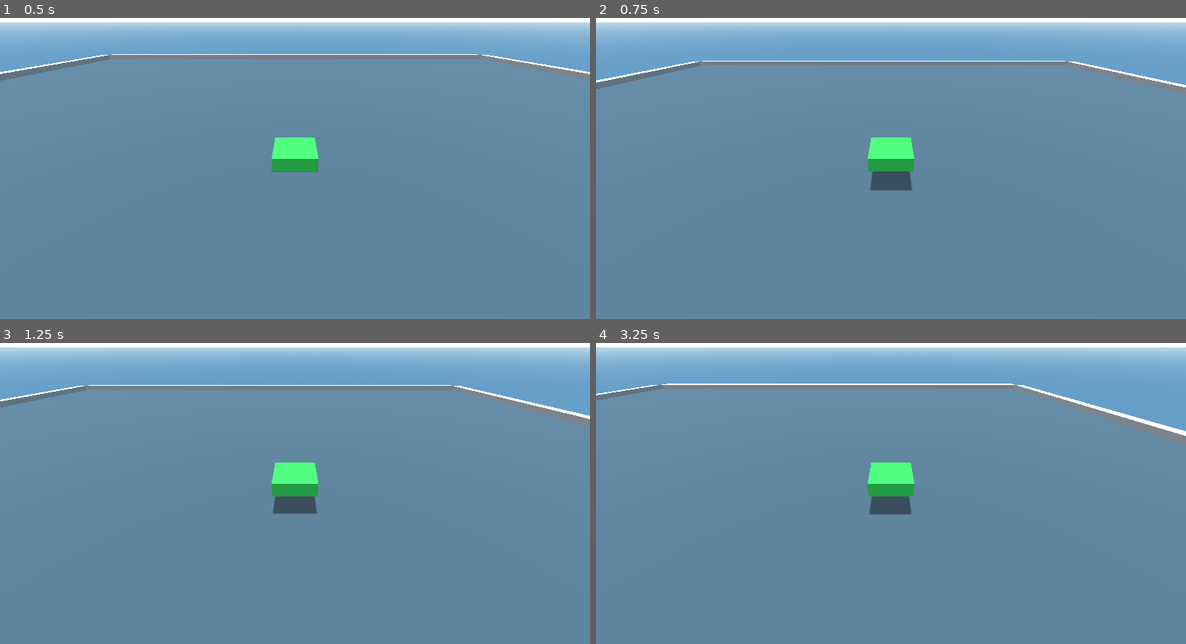
Above: before the commit, frames 1-4 (two rows, left to right).
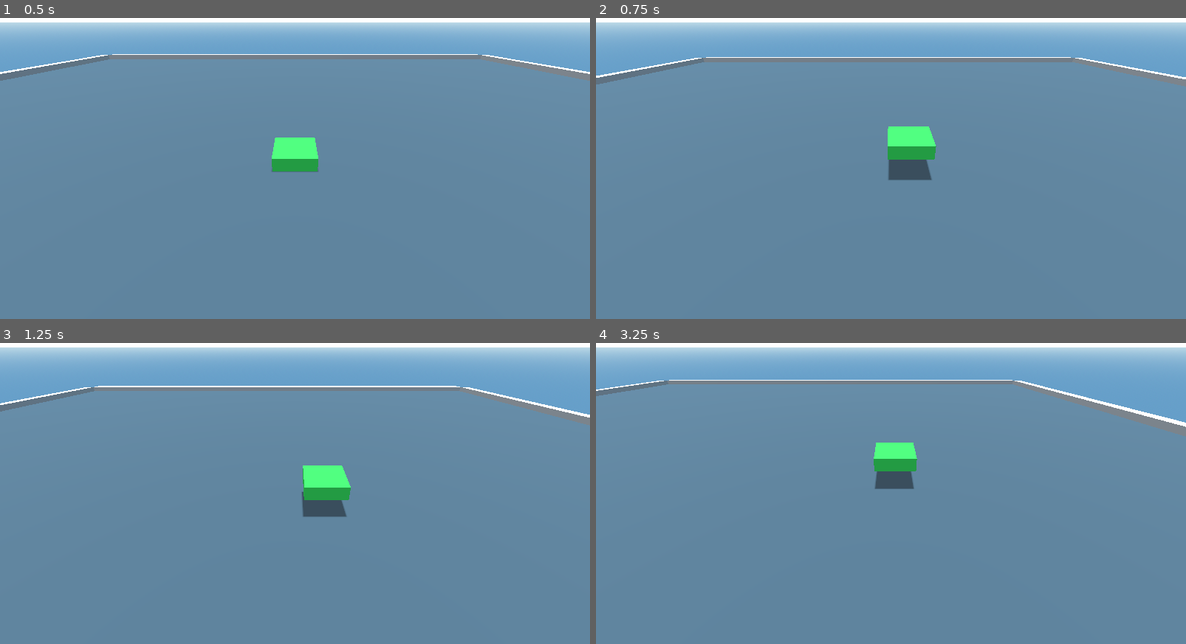
Above: after the commit, the same moments.

Repository: Althories/objcourseremake
Game: Godot game, scene res://Scenes/main.tscn
Two runs of this game, one before a commit and one after it. Both use one fixed random seed, a clock stepped at 60 frames per second and the inputs below. The project has no main scene, so this scene is started directly.
Inputs:
- Up to frame 1 (0.5 s): no input
- Up to frame 2 (0.75 s): tap Enter (ui_accept) at 0.5 s; hold D (move_right) from 0.53 s (still down)
- Up to frame 3 (1.25 s): keep holding D (move_right); tap Enter (ui_accept) at 0.77 s
- Up to frame 4 (3.25 s): release D (move_right) at 1.28 s; hold S (move_down) 1.28-2.03 s; tap Enter (ui_accept) at 1.52, 3.02 s; hold D (move_right) 2.03-2.78 s; hold W (move_up) from 2.78 s (still down)

Frame 1 is identical in both runs. In frame 2, 4.8% of the frame differs, in the area x 0-100%, y 12-58%; in frame 3, 3.1%; in frame 4, 5.4%, in the area x 0-100%, y 12-57%.

Commit message:
camera changes
- made the desired smooth static view camera for the game

Diff:
--- a/Scenes/Character/character.tscn
+++ b/Scenes/Character/character.tscn
@@ -20,9 +20,3 @@
 
 [node name="CollisionShape3D" type="CollisionShape3D" parent="."]
 shape = SubResource("BoxShape3D_vwk55")
-
-[node name="CamPivot" type="Node3D" parent="."]
-transform = Transform3D(1, 0, 0, 0, 0.855482, 0.517833, 0, -0.517833, 0.855482, 0, 0, 0)
-
-[node name="Camera3D" type="Camera3D" parent="CamPivot"]
-transform = Transform3D(1, 0, 0, 0, 1, 0, 0, 0, 1, 0, 0, 7.68078)
--- a/Scenes/main.tscn
+++ b/Scenes/main.tscn
@@ -1,6 +1,16 @@
-[gd_scene load_steps=10 format=3 uid="uid://bym6y8lmq532b"]
+[gd_scene load_steps=14 format=3 uid="uid://bym6y8lmq532b"]
 
-[ext_resource type="PackedScene" uid="uid://wbaf6ib51wiv" path="res://Scenes/Character/character.tscn" id="1_jjgbg"]
+[ext_resource type="Script" uid="uid://dg7igqr1g1jgf" path="res://Scripts/charac_cam.gd" id="1_bo1nx"]
+[ext_resource type="Script" uid="uid://dq1od00yllol3" path="res://Scripts/character.gd" id="1_jjgbg"]
+
+[sub_resource type="StandardMaterial3D" id="StandardMaterial3D_hew0n"]
+albedo_color = Color(0.1368, 0.72, 0.26316, 1)
+
+[sub_resource type="BoxMesh" id="BoxMesh_hew0n"]
+material = SubResource("StandardMaterial3D_hew0n")
+
+[sub_resource type="BoxShape3D" id="BoxShape3D_vwk55"]
+size = Vector3(1.5, 0.5, 1.5)
 
 [sub_resource type="ProceduralSkyMaterial" id="ProceduralSkyMaterial_jjgbg"]
 sky_top_color = Color(0.815643, 0.935089, 0.991953, 1)
@@ -35,8 +45,27 @@
 
 [node name="Character" type="Node3D" parent="."]
 
-[node name="CharacterBody3D" parent="Character" instance=ExtResource("1_jjgbg")]
+[node name="CharacterBody3D" type="CharacterBody3D" parent="Character"]
+unique_name_in_owner = true
 transform = Transform3D(1, 0, 0, 0, 1, 0, 0, 0, 1, 0, 0.25, 0)
+script = ExtResource("1_jjgbg")
+
+[node name="MeshInstance3D" type="MeshInstance3D" parent="Character/CharacterBody3D"]
+transform = Transform3D(1.5, 0, 0, 0, 0.5, 0, 0, 0, 1.5, 0, 0, 0)
+mesh = SubResource("BoxMesh_hew0n")
+
+[node name="CollisionShape3D" type="CollisionShape3D" parent="Character/CharacterBody3D"]
+shape = SubResource("BoxShape3D_vwk55")
+
+[node name="CamController" type="Node3D" parent="Character/CharacterBody3D"]
+transform = Transform3D(1, 0, 0, 0, 0.855482, 0.517833, 0, -0.517833, 0.855482, 0, 0.25, 0)
+top_level = true
+
+[node name="CameraTarget" type="Node3D" parent="Character/CharacterBody3D/CamController"]
+transform = Transform3D(1, 0, 0, 0, 1, -2.98023e-08, 0, 2.98023e-08, 1, 0, -1.04308e-07, 7.68078)
+
+[node name="Camera3D" type="Camera3D" parent="Character/CharacterBody3D/CamController/CameraTarget"]
+script = ExtResource("1_bo1nx")
 
 [node name="World" type="Node3D" parent="."]
 
--- /dev/null
+++ b/Scripts/charac_cam.gd
@@ -0,0 +1,7 @@
+extends Camera3D
+
+func _ready() -> void:
+	pass
+
+func _process(_delta: float) -> void:
+	pass
--- a/Scripts/character.gd
+++ b/Scripts/character.gd
@@ -6,6 +6,8 @@
 
 
 func _physics_process(delta: float) -> void:
+
+
 	# Add the gravity.
 	if not is_on_floor():
 		velocity += get_gravity() * delta
@@ -26,3 +28,7 @@
 		velocity.z = move_toward(velocity.z, 0, SPEED)
 
 	move_and_slide()
+
+	#Make CamController match position of character
+	#lerp(where we start, where we end, how quickly)
+	$CamController.position = lerp($CamController.position, position, .07)
Not shown, added: Scripts/charac_cam.gd.uid
